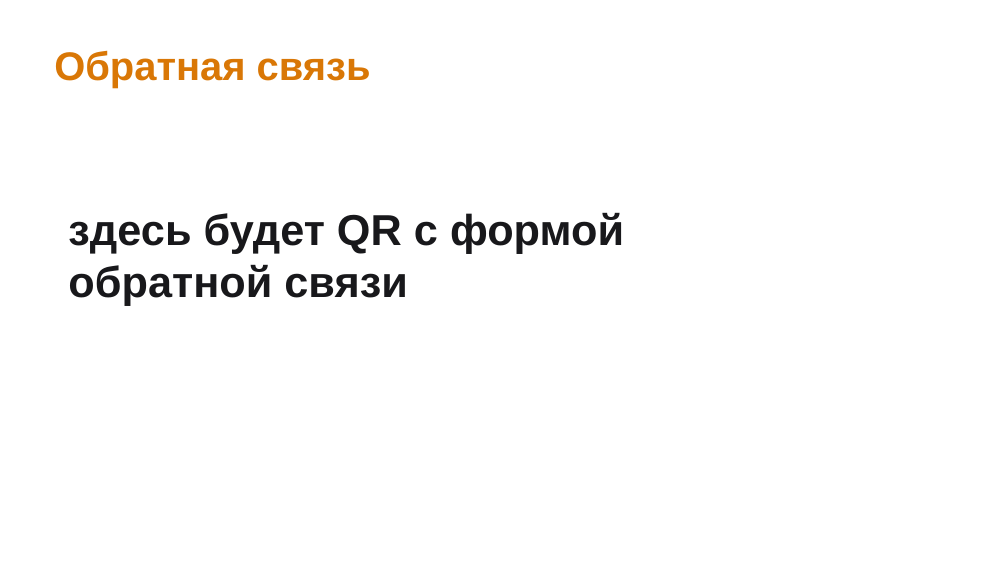
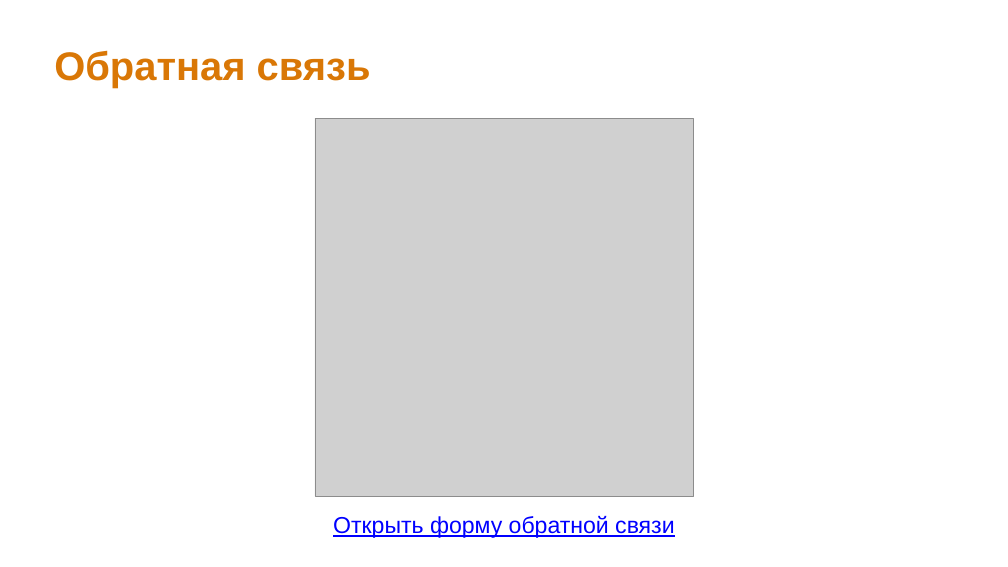
Before and after one commit to inview-club/docker-workshop, a slide deck: slide 32 of Клуб_DevOps_Docker_Harbor.pptx. Drawn at 1008x567 pixels with LibreOffice and Linux fonts; fonts in the diff are those of the drawing; grey boxes stand for pictures. Boxes give left, top, right and bottom in pixels: in the first picture for what was removed or moved away, otherwise in the second. Text is boxed around its words. In the diff, an @@ line names an element or a change of style, - is before the commit and + after.

```diff
--- a/Клуб_DevOps_Docker_Harbor.pptx
+++ b/Клуб_DevOps_Docker_Harbor.pptx
@@ picture added at bbox=[315, 118, 693, 496] @@
@@ text removed at bbox=[68, 212, 624, 306] @@
-здесь будет QR с формой
-обратной связи
@@ text added at bbox=[333, 516, 674, 538], 22 pt, text #0000FF, underline @@
+Открыть форму обратной связи
```
Also in this commit, not shown: 17 other slides changed, 5 slides added, 5 slides removed, 6 other files.
